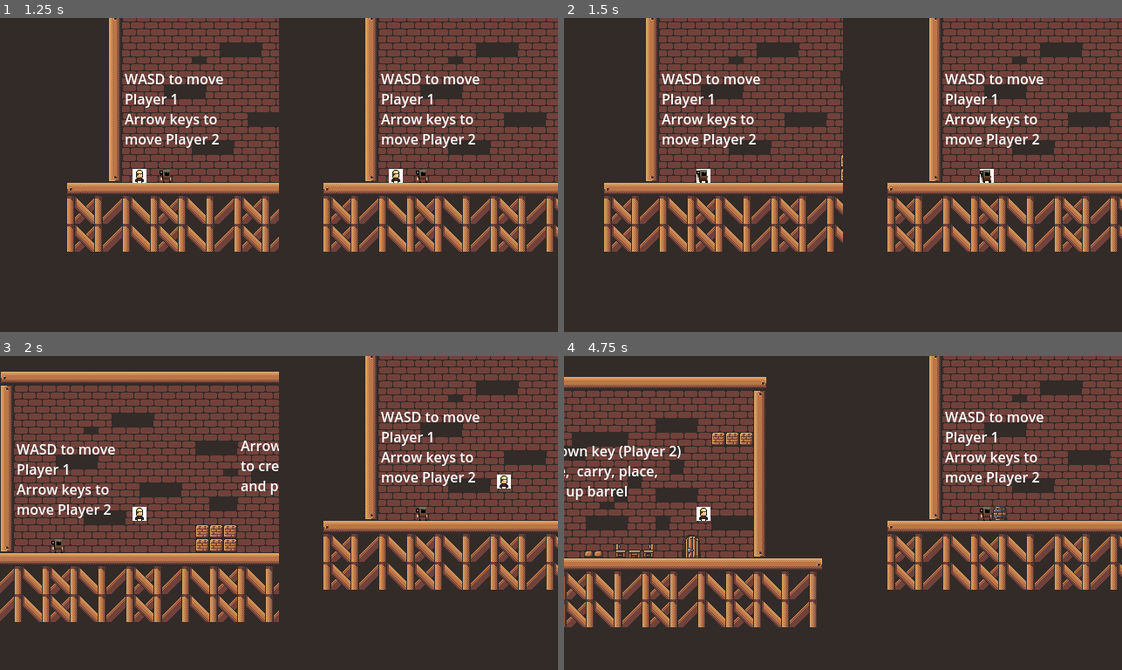
Above: before the commit, frames 1-4 (two rows, left to right).
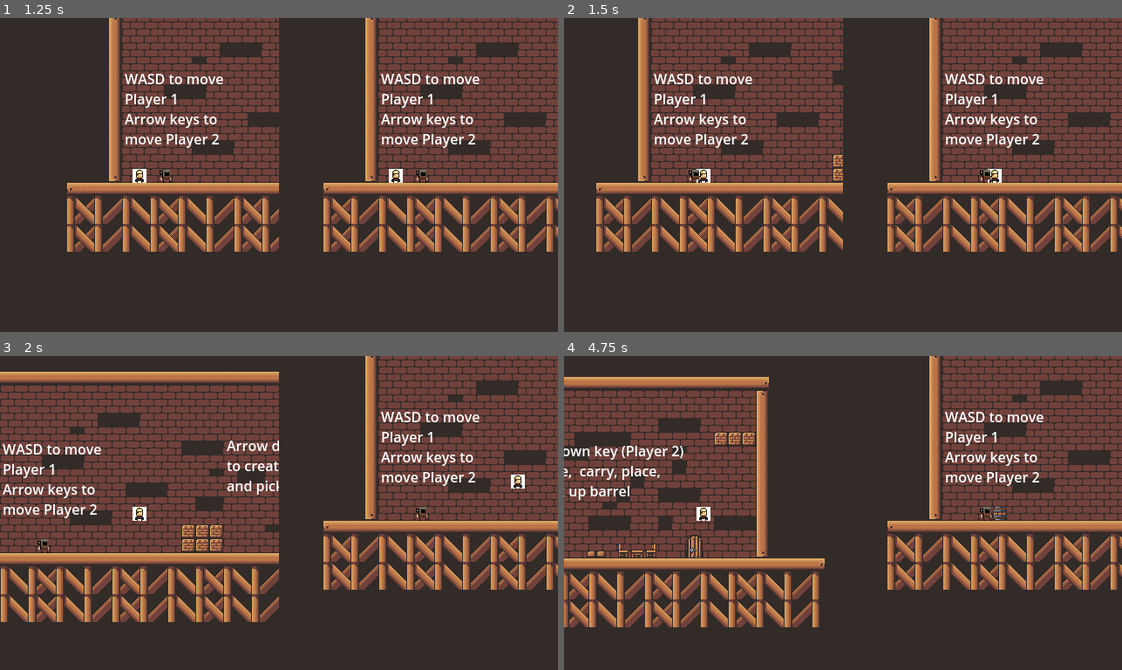
Above: after the commit, the same moments.

Repository: Darr3n2GG/Puzzle-Knights-2P-
Game: Godot game, scene res://Scenes/Main Menu/main_menu.tscn
The game is run twice, just before and just after one commit, with the same random seed, the same clock (stepped at 60 frames per second) and the same inputs.
Inputs:
- Up to frame 1 (1.25 s): click "Start Game" at 0.5 s
- Up to frame 2 (1.5 s): tap Enter at 1.25 s; hold D (1Right) from 1.28 s (still down); tap Shift (1Attack) at 1.35 s
- Up to frame 3 (2 s): keep holding D (1Right); tap W (1Up) at 1.52 s
- Up to frame 4 (4.75 s): tap Down (2PlaceOrCarry) at 2.1, 3.6 s; tap W (1Up) at 2.27, 3.77, 4.52 s; release D (1Right) at 2.78 s; hold A (1Left) 2.78-3.53 s; tap Shift (1Attack) at 2.85, 4.35 s; tap P (reset) at 3.5 s; hold D (1Right) from 3.53 s (still down)

Frame 1 is identical in both runs. In frame 2, 12% of the frame differs, in the area x 5-79%, y 0-75%; in frame 3, 11%; in frame 4, 11%.
Error in both runs: Cannot call method 'get_child' on a null value. (res://Resources/Global.gd:15)

Commit message:
fixed issue with knockback
-knockback now works (i think)
 ->player get's knocked backwards
     when attacking
 ->player bounces up when attacking
     downwards
-attack is now shift key and look downwards is S key
-player 1 now can't attack player 2
-level 4 now can't be skipped

Diff:
--- a/Characters/Players/Player 1/P1_Attack.gd
+++ b/Characters/Players/Player 1/P1_Attack.gd
@@ -3,7 +3,8 @@
 @onready var is_attacking : Timer = $IsAttacking
 @onready var attack_cooldown: Timer = $Attack_Cooldown
 @onready var hurtbox : Area2D = $"../Hurtbox_Component"
-@export var knockback_strength : float = 50.0
+@export var knockback_strength_x : float = 5.0
+@export var knockback_strength_y : float = 200.0
 var has_knockbacked : bool = false
 
 func _ready() -> void:
@@ -20,7 +21,9 @@
 	attack_cooldown.start()
 
 func _on_hurtbox_component_area_entered(area: Area2D) -> void:
-	if hurtbox.monitoring and area.get_parent().get_class() != "player" and not has_knockbacked:
-		var knockback_force = knockback_strength * get_parent().direction * -1
-		get_parent().knockback += knockback_force
-		has_knockbacked = true
+	print(area.get_parent().name)
+	if hurtbox.monitoring and not has_knockbacked:
+		if area.get_parent().name != "Player 2" :
+			has_knockbacked = true
+			var knockback_force = Vector2(knockback_strength_x * get_parent().direction.x * -1, knockback_strength_y * get_parent().direction.y * -1)
+			get_parent().knockback += knockback_force
--- a/Characters/Players/Player 1/player_1.tscn
+++ b/Characters/Players/Player 1/player_1.tscn
@@ -66,14 +66,14 @@
 
 [node name="P1_Attack" type="Node" parent="."]
 script = ExtResource("7_55mj7")
-knockback_strength = 100.0
+knockback_strength_x = 2.0
 
 [node name="IsAttacking" type="Timer" parent="P1_Attack"]
 wait_time = 0.1
 one_shot = true
 
 [node name="Attack_Cooldown" type="Timer" parent="P1_Attack"]
-wait_time = 0.9
+wait_time = 0.05
 one_shot = true
 
 [connection signal="area_entered" from="Hurtbox_Component" to="P1_Attack" method="_on_hurtbox_component_area_entered"]
--- a/Characters/Players/Player.gd
+++ b/Characters/Players/Player.gd
@@ -1,6 +1,6 @@
 ##player script that is used by player nodes to move, jump, attack, place/carry blocks, die, win and more
+extends CharacterBody2D
 class_name player
-extends CharacterBody2D
 
 ##Player Animation Node (temporary)
 @onready var anim : AnimatedSprite2D = $Animation
@@ -39,11 +39,10 @@
 @export var controls : Resource = null
 
 func _physics_process(delta) -> void:
-	if velocity.x != 0:
-		velocity.x = lerp(Vector2(velocity.x , 0), Vector2.ZERO, 1.0).x
-
 	if not is_on_floor():
 		velocity.y += gravity * delta
+		if knockback.y <= 0:
+			knockback.y += gravity * delta
 
 	if is_on_floor():
 		coyotetimer = 0.0
@@ -86,22 +85,17 @@
 			hurtbox.shape.size = Vector2(18,23)
 
 	if knockback != Vector2.ZERO:
-		if is_pogo:
-			knockback.y = 0
-		velocity += knockback
 		if knockback.x != 0:
-			knockback.x = lerp(knockback.x, 0.0, 0.1)
-		if knockback.y != 0:
-			is_pogo = true
+			global_position.x += knockback.x
+			knockback.x = lerp(knockback.x ,0.0 , 0.1)
+		if knockback.y <= 0:
+			velocity.y = knockback.y
 
 	if global_position.y > 5000:
 		global_position = spawn_point
 
 	if global_position.y < -100:
 		print("super jumped")
-
-	if is_on_floor():
-		is_pogo = false
 
 	move_and_slide()
 	update_animation()
--- a/Resources/Component/HitboxComponent.gd
+++ b/Resources/Component/HitboxComponent.gd
@@ -4,5 +4,5 @@
 @export var hc : Com_HP
 
 func damage(attack : Attack, creature : Object) -> void:
-	if hc:
+	if hc and get_parent() != player:
 		hc.damage(attack, creature)
--- a/Scenes/Levels/level_3.tscn
+++ b/Scenes/Levels/level_3.tscn
@@ -404,5 +404,5 @@
 offset_top = -124.0
 offset_right = 193.0
 offset_bottom = -54.0
-text = "S key to attack"
+text = "shift key to attack"
 scroll_active = false
--- a/Scenes/Levels/level_4.tscn
+++ b/Scenes/Levels/level_4.tscn
@@ -10,62 +10,62 @@
 [ext_resource type="Script" path="res://Creature/Barrel/DummyE.gd" id="7_ob882"]
 [ext_resource type="PackedScene" uid="uid://drnol0vfgck83" path="res://Puzzle Components/Door/door.tscn" id="8_wtvmw"]
 
-[sub_resource type="RectangleShape2D" id="RectangleShape2D_4ece7"]
+[sub_resource type="RectangleShape2D" id="RectangleShape2D_20xxw"]
 size = Vector2(16, 192)
 
-[sub_resource type="RectangleShape2D" id="RectangleShape2D_r87lp"]
+[sub_resource type="RectangleShape2D" id="RectangleShape2D_ilh41"]
 size = Vector2(224, 16)
 
-[sub_resource type="RectangleShape2D" id="RectangleShape2D_cfnkk"]
+[sub_resource type="RectangleShape2D" id="RectangleShape2D_qp084"]
 size = Vector2(48, 16)
 
-[sub_resource type="RectangleShape2D" id="RectangleShape2D_2wjr2"]
+[sub_resource type="RectangleShape2D" id="RectangleShape2D_3qcd0"]
 size = Vector2(112, 16)
 
-[sub_resource type="RectangleShape2D" id="RectangleShape2D_3aqa5"]
+[sub_resource type="RectangleShape2D" id="RectangleShape2D_5l3lp"]
 size = Vector2(48, 16)
 
-[sub_resource type="RectangleShape2D" id="RectangleShape2D_8vrmo"]
+[sub_resource type="RectangleShape2D" id="RectangleShape2D_xki1x"]
 size = Vector2(32, 16)
 
-[sub_resource type="RectangleShape2D" id="RectangleShape2D_ue6sw"]
+[sub_resource type="RectangleShape2D" id="RectangleShape2D_7jwdx"]
 size = Vector2(32, 16)
 
-[sub_resource type="RectangleShape2D" id="RectangleShape2D_sn526"]
+[sub_resource type="RectangleShape2D" id="RectangleShape2D_7bq2q"]
 size = Vector2(16, 32)
 
-[sub_resource type="RectangleShape2D" id="RectangleShape2D_bxr1b"]
+[sub_resource type="RectangleShape2D" id="RectangleShape2D_1hxcn"]
 size = Vector2(32, 16)
 
-[sub_resource type="RectangleShape2D" id="RectangleShape2D_8fkjq"]
-size = Vector2(32, 16)
-
-[sub_resource type="RectangleShape2D" id="RectangleShape2D_ry2fr"]
+[sub_resource type="RectangleShape2D" id="RectangleShape2D_w1jw5"]
 size = Vector2(48, 16)
 
-[sub_resource type="RectangleShape2D" id="RectangleShape2D_4y6hf"]
+[sub_resource type="RectangleShape2D" id="RectangleShape2D_vd35y"]
+size = Vector2(64, 16)
+
+[sub_resource type="RectangleShape2D" id="RectangleShape2D_6e3ey"]
 size = Vector2(16, 32)
 
-[sub_resource type="RectangleShape2D" id="RectangleShape2D_mh6qh"]
+[sub_resource type="RectangleShape2D" id="RectangleShape2D_kbsrw"]
 size = Vector2(624, 16)
 
-[sub_resource type="RectangleShape2D" id="RectangleShape2D_mwanf"]
-size = Vector2(288, 16)
+[sub_resource type="RectangleShape2D" id="RectangleShape2D_unlj6"]
+size = Vector2(256, 16)
 
-[sub_resource type="RectangleShape2D" id="RectangleShape2D_b8qrq"]
+[sub_resource type="RectangleShape2D" id="RectangleShape2D_4yua4"]
 size = Vector2(16, 192)
 
-[sub_resource type="RectangleShape2D" id="RectangleShape2D_5a6fr"]
+[sub_resource type="RectangleShape2D" id="RectangleShape2D_fgg0v"]
 size = Vector2(112, 16)
 
-[sub_resource type="RectangleShape2D" id="RectangleShape2D_assen"]
+[sub_resource type="RectangleShape2D" id="RectangleShape2D_osedd"]
 size = Vector2(16, 96)
 
 [node name="level_4" type="Node2D"]
 
 [node name="TileMap" parent="." instance=ExtResource("1_wsf6s")]
 position = Vector2(233, 0)
-layer_0/tile_data = PackedInt32Array(65515, 327680, 7, 65516 …(1733 unchanged characters)… -851952, 393216, 7, -851951, 393216, 7, 393212, 0, 0, 458748, 0, 0, 524284, 0, 0, 524285, 0, 0, 524286, 0, 0, 524287, 0, 0, 458752, 0, 0, 458753, 0, 0, 458754, 0, 0, 458755, 0, 0, 458756, 0, 0, 458757, 0, 0, 458758, 0, 0, 458759, 0, 0, 458760, 0, 0, 458761, 0, 0, 458762, 0, 0, 458763, 0, 0, 458764, 0, 0, 458765, 0, 0, 393229, 0, 0, 327693, 0, 0, -393203, 327680, 7, -393202, 393216, 7, -393201, 393216, 7, -393200, 393216, 7, -393199, 393216, 7, -393198, 393216, 7, -393197, 393216, 7, -65523, 0, 5, 13, 0, 6, -196595, 0, 5, -131059, 0, 6, -327667, 0, 5, -262131, 0, 6)
+layer_0/tile_data = PackedInt32Array(65515, 327680, 7, 65516 …(1733 unchanged characters)… -851952, 393216, 7, -851951, 393216, 7, 524286, 0, 0, 524287, 0, 0, 458752, 0, 0, 458753, 0, 0, 458754, 0, 0, 458755, 0, 0, 458756, 0, 0, 458757, 0, 0, 458758, 0, 0, 458759, 0, 0, 458760, 0, 0, 458761, 0, 0, 458762, 0, 0, 458763, 0, 0, 458764, 0, 0, 458765, 0, 0, 393229, 0, 0, 327693, 0, 0, -393203, 327680, 7, -393202, 393216, 7, -393201, 393216, 7, -393200, 393216, 7, -393199, 393216, 7, -393198, 393216, 7, -393197, 393216, 7, -65523, 0, 5, 13, 0, 6, -196595, 0, 5, -131059, 0, 6, -327667, 0, 5, -262131, 0, 6, 327677, 0, 2, 327678, 0, 2, 393214, 0, 2, 458750, 0, 2)
 layer_1/tile_data = PackedInt32Array(20, 196608, 6, -720913, 65536, 3, -655377, 65536, 3, -589841, 65536, 3, -524305, 6 …(9748 unchanged characters)…
 layer_2/tile_data = PackedInt32Array(-131055, 262144, 9, -131053, 393216, 9)
 
@@ -73,73 +73,73 @@
 position = Vector2(233, 0)
 tilemap_nodepath = NodePath("../TileMap")
 
-[node name="CollisionShape2D" type="CollisionShape2D" parent="TileMapBaker"]
+[node name="CollisionShape2D15" type="CollisionShape2D" parent="TileMapBaker"]
 position = Vector2(-280, -96)
-shape = SubResource("RectangleShape2D_4ece7")
+shape = SubResource("RectangleShape2D_20xxw")
 
-[node name="CollisionShape2D2" type="CollisionShape2D" parent="TileMapBaker"]
+[node name="CollisionShape2D16" type="CollisionShape2D" parent="TileMapBaker"]
 position = Vector2(-224, 8)
-shape = SubResource("RectangleShape2D_r87lp")
+shape = SubResource("RectangleShape2D_ilh41")
 
-[node name="CollisionShape2D3" type="CollisionShape2D" parent="TileMapBaker"]
+[node name="CollisionShape2D17" type="CollisionShape2D" parent="TileMapBaker"]
 position = Vector2(-216, -88)
-shape = SubResource("RectangleShape2D_cfnkk")
+shape = SubResource("RectangleShape2D_qp084")
 
-[node name="CollisionShape2D4" type="CollisionShape2D" parent="TileMapBaker"]
+[node name="CollisionShape2D18" type="CollisionShape2D" parent="TileMapBaker"]
 position = Vector2(-136, -152)
-shape = SubResource("RectangleShape2D_2wjr2")
+shape = SubResource("RectangleShape2D_3qcd0")
 
-[node name="CollisionShape2D5" type="CollisionShape2D" parent="TileMapBaker"]
+[node name="CollisionShape2D19" type="CollisionShape2D" parent="TileMapBaker"]
 position = Vector2(-136, -56)
-shape = SubResource("RectangleShape2D_3aqa5")
+shape = SubResource("RectangleShape2D_5l3lp")
 
-[node name="CollisionShape2D6" type="CollisionShape2D" parent="TileMapBaker"]
+[node name="CollisionShape2D20" type="CollisionShape2D" parent="TileMapBaker"]
 position = Vector2(-112, 24)
-shape = SubResource("RectangleShape2D_8vrmo")
+shape = SubResource("RectangleShape2D_xki1x")
 
-[node name="CollisionShape2D7" type="CollisionShape2D" parent="TileMapBaker"]
+[node name="CollisionShape2D21" type="CollisionShape2D" parent="TileMapBaker"]
 position = Vector2(-96, 40)
-shape = SubResource("RectangleShape2D_ue6sw")
+shape = SubResource("RectangleShape2D_7jwdx")
 
-[node name="CollisionShape2D8" type="CollisionShape2D" parent="TileMapBaker"]
+[node name="CollisionShape2D22" type="CollisionShape2D" parent="TileMapBaker"]
 position = Vector2(-88, -176)
-shape = SubResource("RectangleShape2D_sn526")
+shape = SubResource("RectangleShape2D_7bq2q")
 
-[node name="CollisionShape2D9" type="CollisionShape2D" parent="TileMapBaker"]
+[node name="CollisionShape2D23" type="CollisionShape2D" parent="TileMapBaker"]
 position = Vector2(-80, 56)
-shape = SubResource("RectangleShape2D_bxr1b")
+shape = SubResource("RectangleShape2D_1hxcn")
 
-[node name="CollisionShape2D10" type="CollisionShape2D" parent="TileMapBaker"]
-position = Vector2(-64, 72)
-shape = SubResource("RectangleShape2D_8fkjq")
+[node name="CollisionShape2D24" type="CollisionShape2D" parent="TileMapBaker"]
+position = Vector2(-56, -24)
+shape = SubResource("RectangleShape2D_w1jw5")
 
-[node name="CollisionShape2D11" type="CollisionShape2D" parent="TileMapBaker"]
-position = Vector2(-56, -24)
-shape = SubResource("RectangleShape2D_ry2fr")
+[node name="CollisionShape2D25" type="CollisionShape2D" parent="TileMapBaker"]
+position = Vector2(-48, 72)
+shape = SubResource("RectangleShape2D_vd35y")
 
-[node name="CollisionShape2D12" type="CollisionShape2D" parent="TileMapBaker"]
-position = Vector2(-56, 96)
-shape = SubResource("RectangleShape2D_4y6hf")
+[node name="CollisionShape2D26" type="CollisionShape2D" parent="TileMapBaker"]
+position = Vector2(-24, 96)
+shape = SubResource("RectangleShape2D_6e3ey")
 
-[node name="CollisionShape2D13" type="CollisionShape2D" parent="TileMapBaker"]
+[node name="CollisionShape2D27" type="CollisionShape2D" parent="TileMapBaker"]
 position = Vector2(24, -200)
-shape = SubResource("RectangleShape2D_mh6qh")
+shape = SubResource("RectangleShape2D_kbsrw")
 
-[node name="CollisionShape2D14" type="CollisionShape2D" parent="TileMapBaker"]
-position = Vector2(80, 120)
-shape = SubResource("RectangleShape2D_mwanf")
+[node name="CollisionShape2D28" type="CollisionShape2D" parent="TileMapBaker"]
+position = Vector2(96, 120)
+shape = SubResource("RectangleShape2D_unlj6")
 
-[node name="CollisionShape2D30" type="CollisionShape2D" parent="TileMapBaker"]
+[node name="CollisionShape2D29" type="CollisionShape2D" parent="TileMapBaker"]
 position = Vector2(216, 16)
-shape = SubResource("RectangleShape2D_b8qrq")
+shape = SubResource("RectangleShape2D_4yua4")
 
-[node name="CollisionShape2D34" type="CollisionShape2D" parent="TileMapBaker"]
+[node name="CollisionShape2D31" type="CollisionShape2D" parent="TileMapBaker"]
 position = Vector2(264, -88)
-shape = SubResource("RectangleShape2D_5a6fr")
+shape = SubResource("RectangleShape2D_fgg0v")
 
-[node name="CollisionShape2D35" type="CollisionShape2D" parent="TileMapBaker"]
+[node name="CollisionShape2D32" type="CollisionShape2D" parent="TileMapBaker"]
 position = Vector2(328, -144)
-shape = SubResource("RectangleShape2D_assen")
+shape = SubResource("RectangleShape2D_osedd")
 
 [node name="Exit Door" parent="." instance=ExtResource("6_qrit0")]
 position = Vector2(529, -108)
@@ -163,7 +163,7 @@
 puzzle_array = [NodePath("../Exit Door")]
 
 [node name="Door" parent="." instance=ExtResource("8_wtvmw")]
-position = Vector2(313, 88)
-scale = Vector2(0.437776, 0.701643)
-offset = Vector2(0, -200)
+position = Vector2(326, 88)
+scale = Vector2(0.391371, 0.671346)
+offset = Vector2(0, -240)
 duration = 1.0
